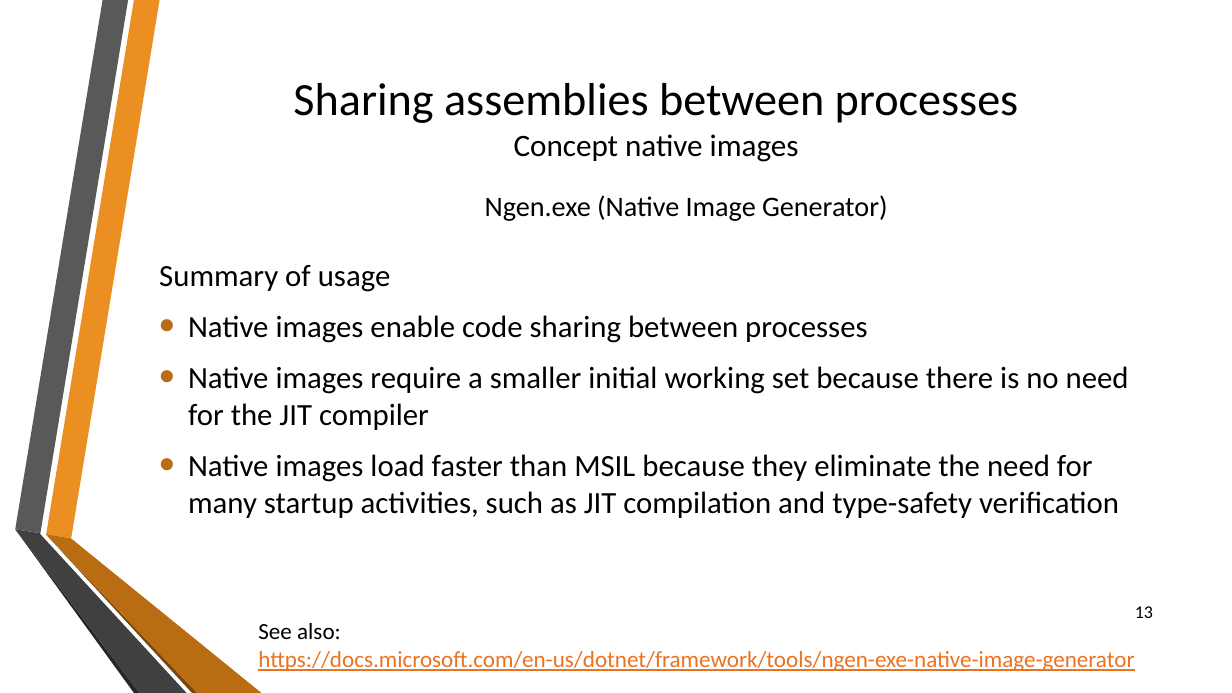
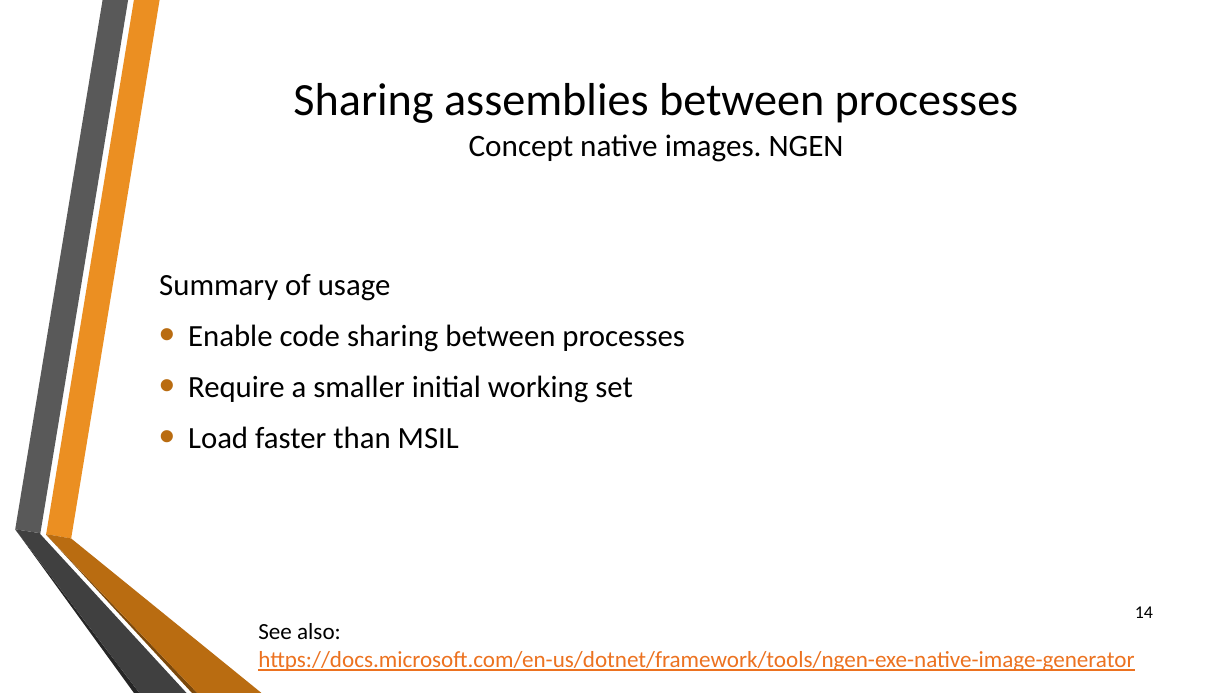
Before and after one commit to sflusov/IISSharingAssemblies, a slide deck: slide 14 of presentation/Sharing common assemblies.pptx (slide 13 before the commit). Drawn at 1232x693 pixels with LibreOffice and Linux fonts; fonts in the diff are those of the drawing; background and template pictures are left out. Boxes give left, top, right and bottom in pixels: in the first picture for what was removed or moved away, otherwise in the second. Text is boxed around its words. In the diff, an @@ line names an element or a change of style, - is before the commit and + after.

```diff
--- a/presentation/Sharing common assemblies.pptx
+++ b/presentation/Sharing common assemblies.pptx
@@ title at [293,83,1019,162]: text changed @@
-Sharing assemblies between processes
-Concept native images
+Sharing assemblies between processes
+Concept native images. NGEN
@@ text removed at [485,195,888,221] @@
-Ngen.exe (Native Image Generator)
@@ text at [188,324,684,449]: text changed @@
-• Native images enable code sharing between processes
-• Native images require a smaller initial working set because there is no need for the JIT compiler
-• Native images load faster than MSIL because they eliminate the need for many startup activities, such as JIT compilation and type-safety verification
+• Enable code sharing between processes
+• Require a smaller initial working set
+• Load faster than MSIL
@@ page number at [1135,606,1153,618]: text changed @@
-13
+14
```
Also in this commit, not shown: 11 other slides changed, 3 slides added.
